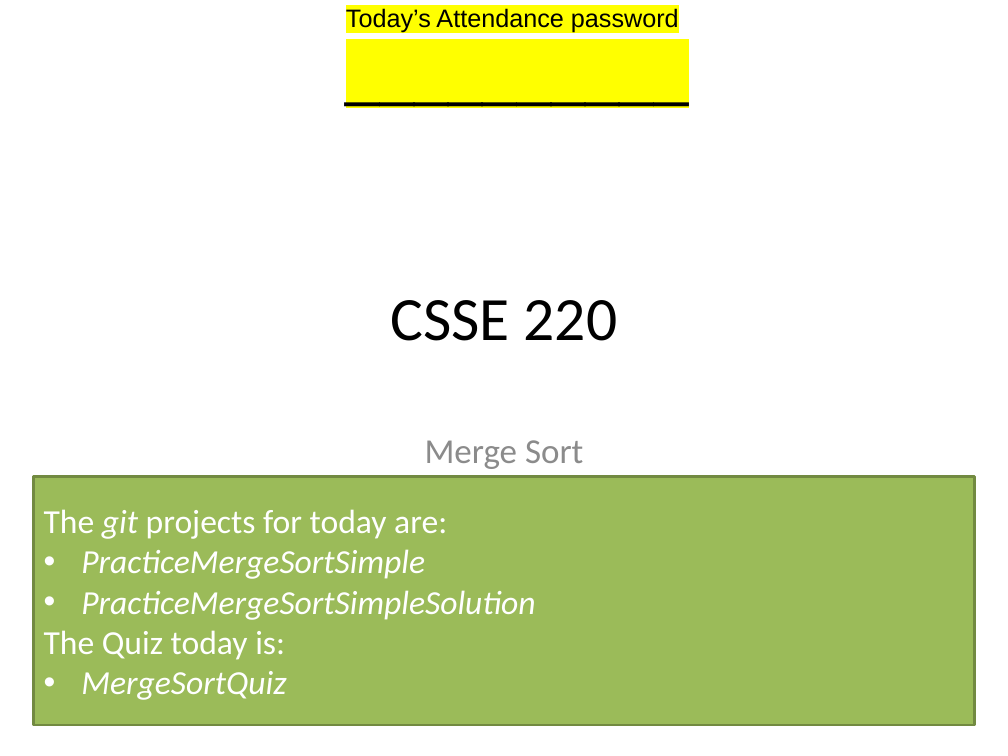
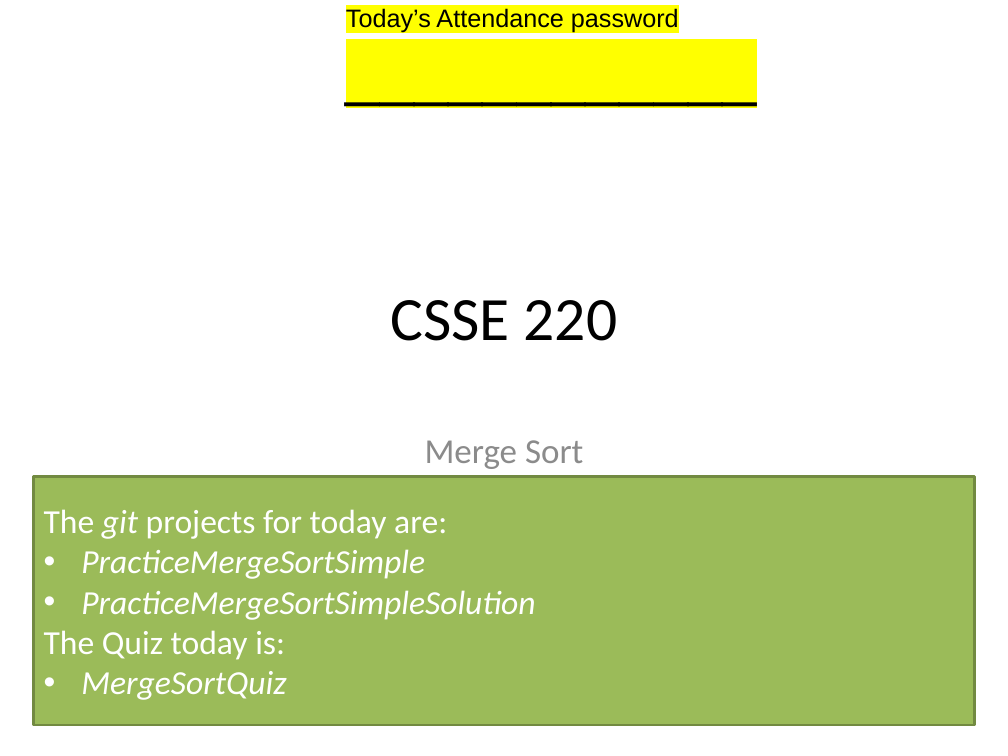
Before and after one commit to RHIT-CSSE/csse220, a slide deck: slide 1 of ClassMaterials/MergeSort/Slides/Part1-MergeSort.pptx. Drawn at 1008x756 pixels with LibreOffice and Linux fonts; fonts in the diff are those of the drawing. Boxes give left, top, right and bottom in pixels: in the first picture for what was removed or moved away, otherwise in the second. Text is boxed around its words. In the diff, an @@ line names an element or a change of style, - is before the commit and + after.

```diff
--- a/ClassMaterials/MergeSort/Slides/Part1-MergeSort.pptx
+++ b/ClassMaterials/MergeSort/Slides/Part1-MergeSort.pptx
@@ text at <box>346,8,679,33</box>: text changed @@
-__________
+____________
```
Also in this commit, not shown: 1 other slide changed, 16 other files.
